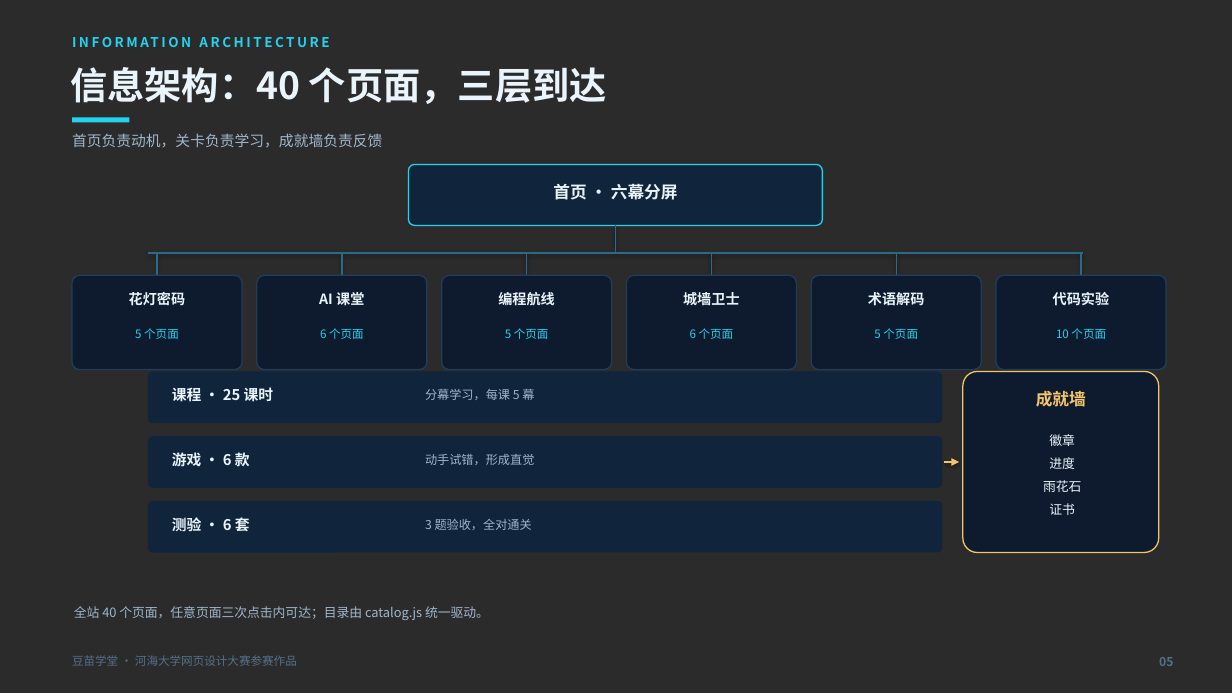
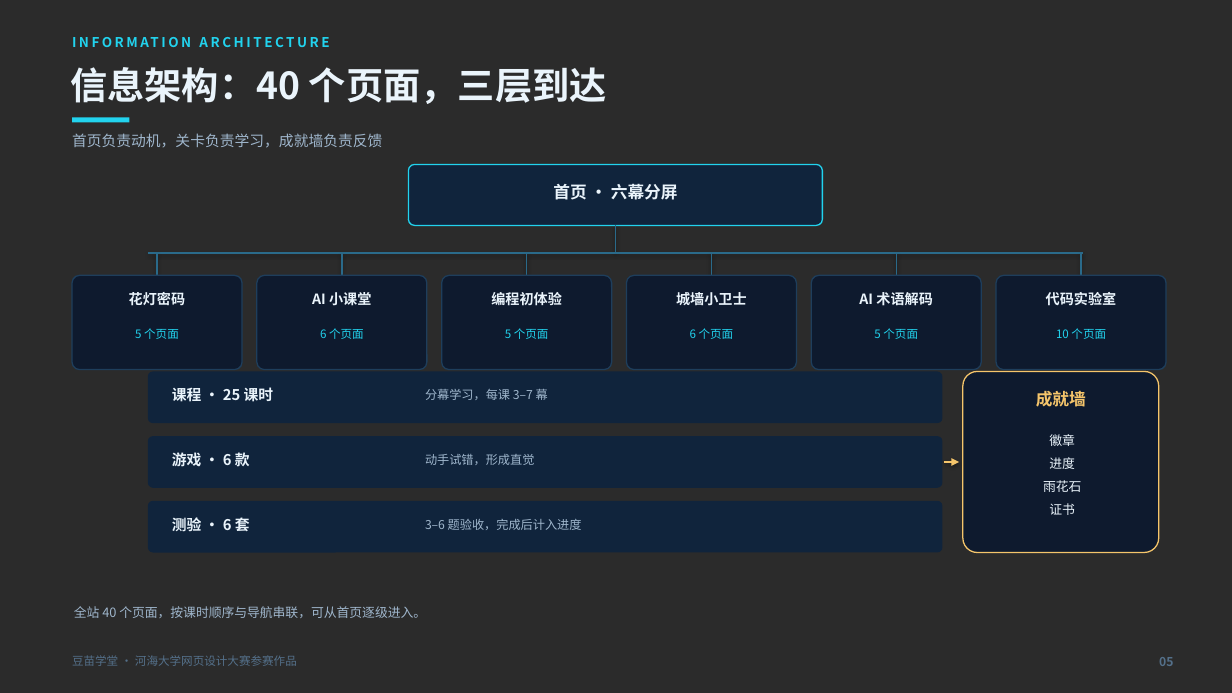
Before and after one commit to wbydxx/doumiao-academy, a slide deck: slide 5 of deliverables/豆苗学堂-演示PPT.pptx. Drawn at 1232x693 pixels with LibreOffice and Linux fonts; fonts in the diff are those of the drawing; background and template pictures are left out; a plain dark background stands for a picture behind light text. Boxes give left, top, right and bottom in pixels: in the first picture for what was removed or moved away, otherwise in the second. Text is boxed around its words. In the diff, an @@ line names an element or a change of style, - is before the commit and + after.

```diff
--- a/deliverables/豆苗学堂-演示PPT.pptx
+++ b/deliverables/豆苗学堂-演示PPT.pptx
@@ text at [312, 292, 371, 306]: text changed @@
-AI 课堂
+AI 小课堂
@@ text at [491, 292, 562, 305]: text changed @@
-编程航线
+编程初体验
@@ text at [676, 292, 747, 306]: text changed @@
-城墙卫士
+城墙小卫士
@@ text at [859, 292, 933, 305]: text changed @@
-术语解码
+AI 术语解码
@@ text at [1046, 292, 1117, 305]: text changed @@
-代码实验
+代码实验室
@@ text at [425, 389, 548, 400]: text changed @@
-分幕学习，每课 5 幕
+分幕学习，每课 3–7 幕
@@ text at [425, 519, 582, 530]: text changed @@
-3 题验收，全对通关
+3–6 题验收，完成后计入进度
@@ text at [74, 606, 426, 618]: text changed @@
-全站 40 个页面，任意页面三次点击内可达；目录由 catalog.js 统一驱动。
+全站 40 个页面，按课时顺序与导航串联，可从首页逐级进入。
```
Also in this commit, not shown: 11 other slides changed, 46 other files.
